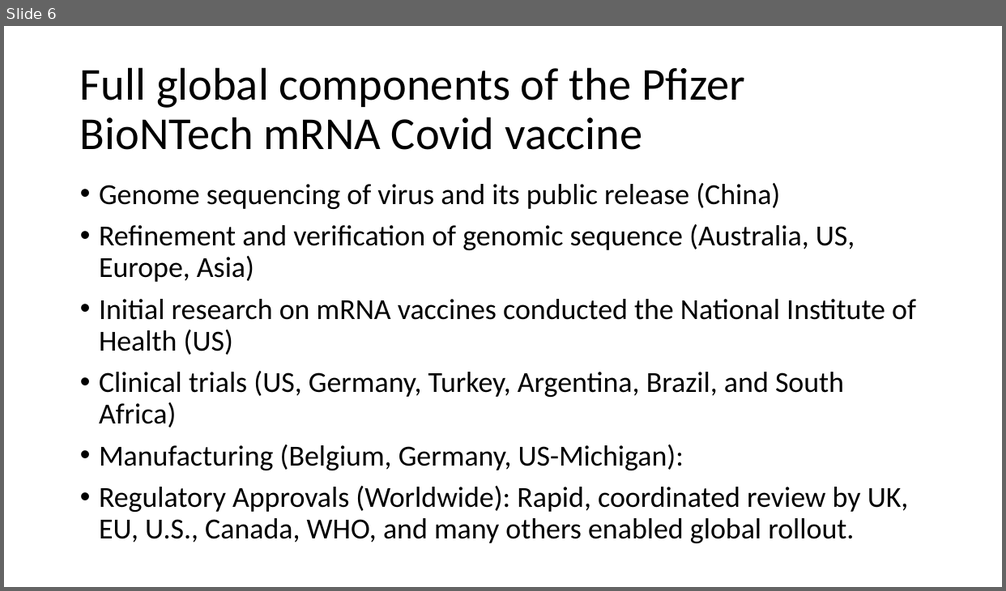
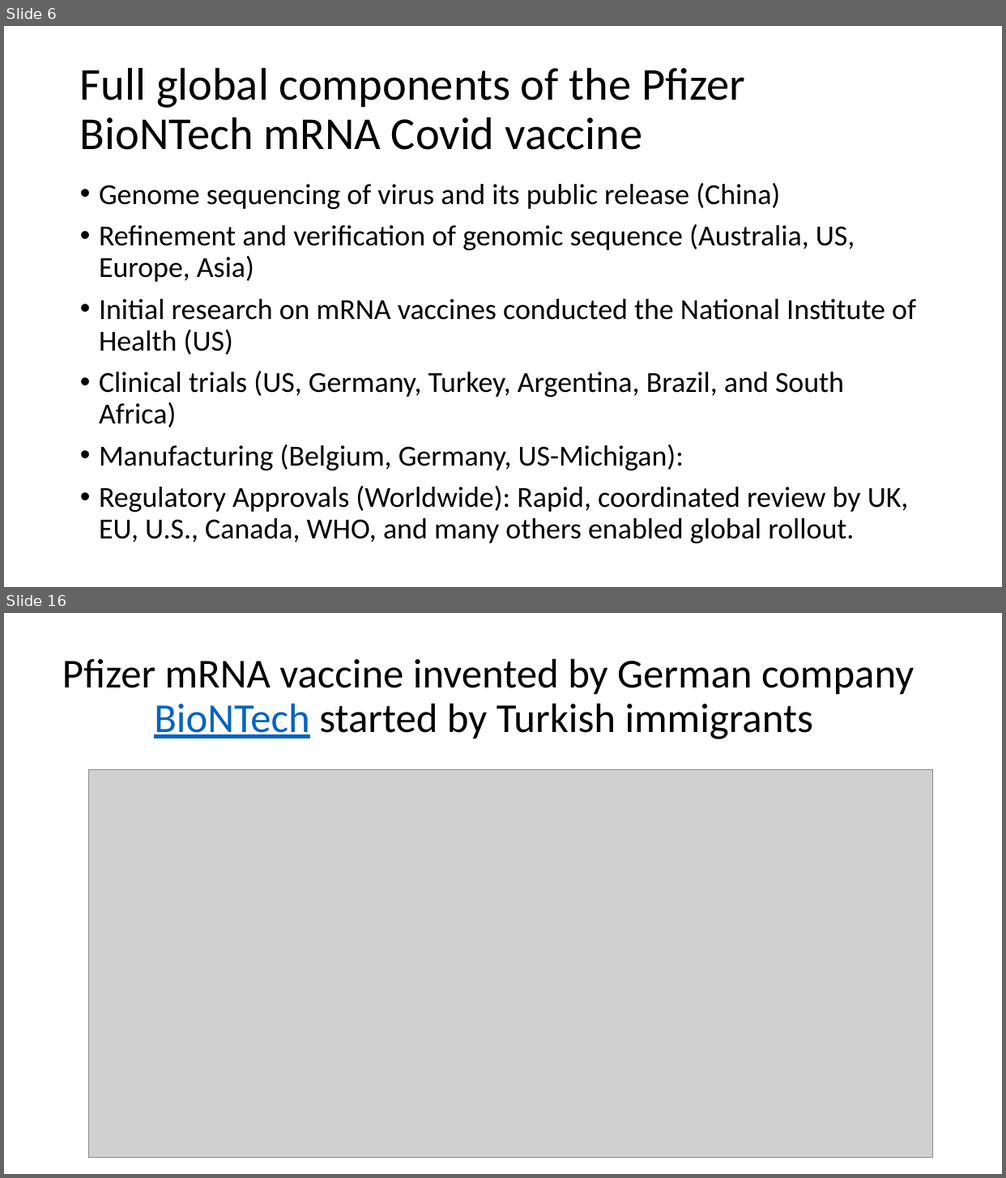
Before and after one commit to tstallins/tstallins.github.io, a slide deck: courses/261/vaccines.pptx. Shown one above the other, each under a label of ours: slide 6 before the commit, slides 6 and 16 after it; the slides between them are not shown. The pictures are 1006x591 and 1006x1178 pixels, drawn with LibreOffice and Linux fonts; fonts in the diff are those of the drawing; grey boxes stand for pictures. Boxes give left, top, right and bottom in pixels: in the first picture for what was removed or moved away, otherwise in the second. Text is boxed around its words. In the diff, an @@ line names an element or a change of style, - is before the commit and + after.

```diff
--- a/courses/261/vaccines.pptx
+++ b/courses/261/vaccines.pptx
@@ slide 16 added at (4, 613, 1002, 1174), background #FFFFFF @@
@@ title added at (62, 658, 914, 739), 39.6 pt, text #000000 @@
+Pfizer mRNA vaccine invented by German company BioNTech started by Turkish immigrants
@@ picture added at (88, 769, 932, 1158) @@
```
Also in this commit, not shown: 11 other slides added.
